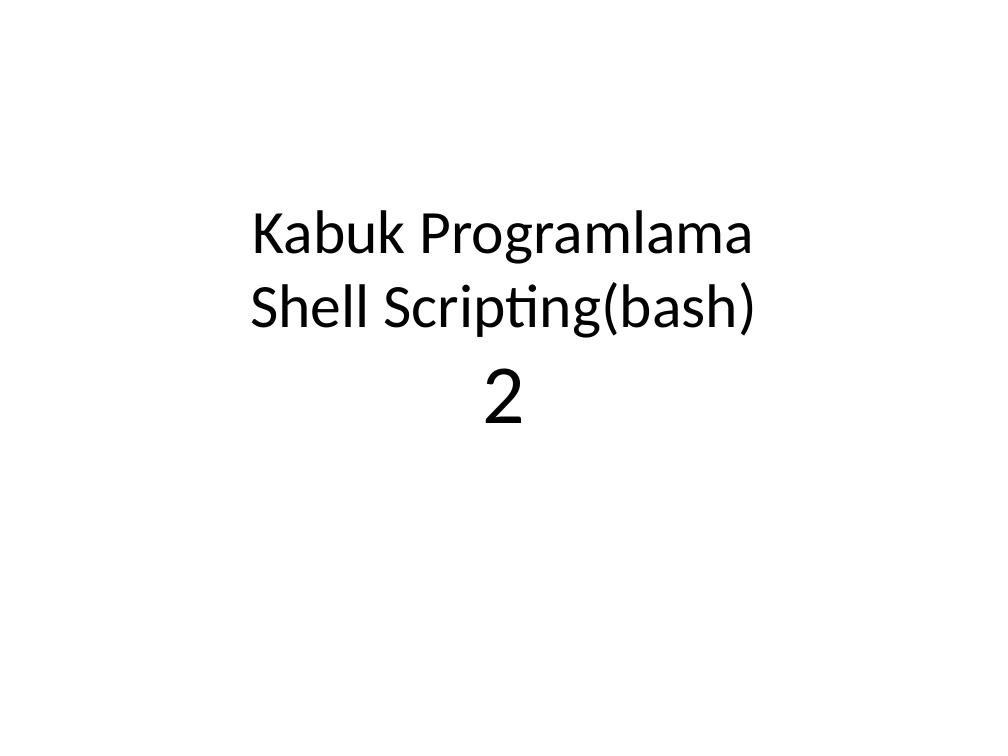
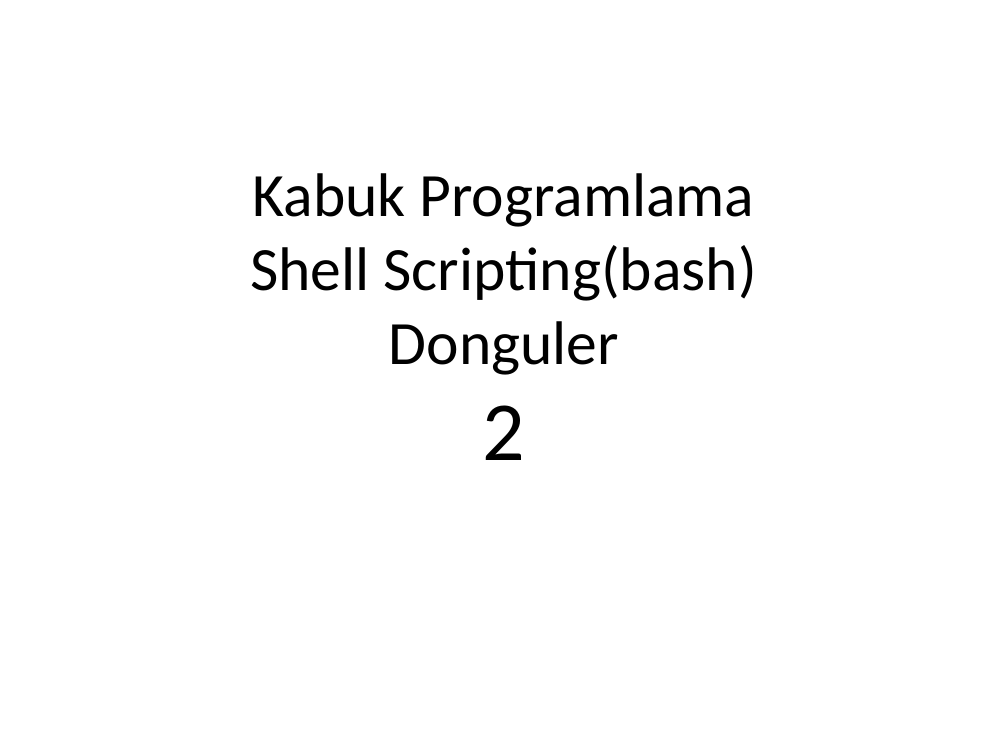
Before and after one commit to sdrttnclskn/ismek-cybersecurity1-lessons, a slide deck: slide 1 of cybersecurity_day 13&14/bash_script_programlama_2.ppt. Drawn at 1008x756 pixels with LibreOffice and Linux fonts; fonts in the diff are those of the drawing. Boxes give left, top, right and bottom in pixels: in the first picture for what was removed or moved away, otherwise in the second. Text is boxed around its words. In the diff, an @@ line names an element or a change of style, - is before the commit and + after.

```diff
--- a/cybersecurity_day 13&14/bash_script_programlama_2.ppt
+++ b/cybersecurity_day 13&14/bash_script_programlama_2.ppt
@@ text at box(389, 321, 619, 375): paragraph added @@
+Donguler
```
Also in this commit, not shown: 2 other slides changed, 23 slides removed, 7 other files.
